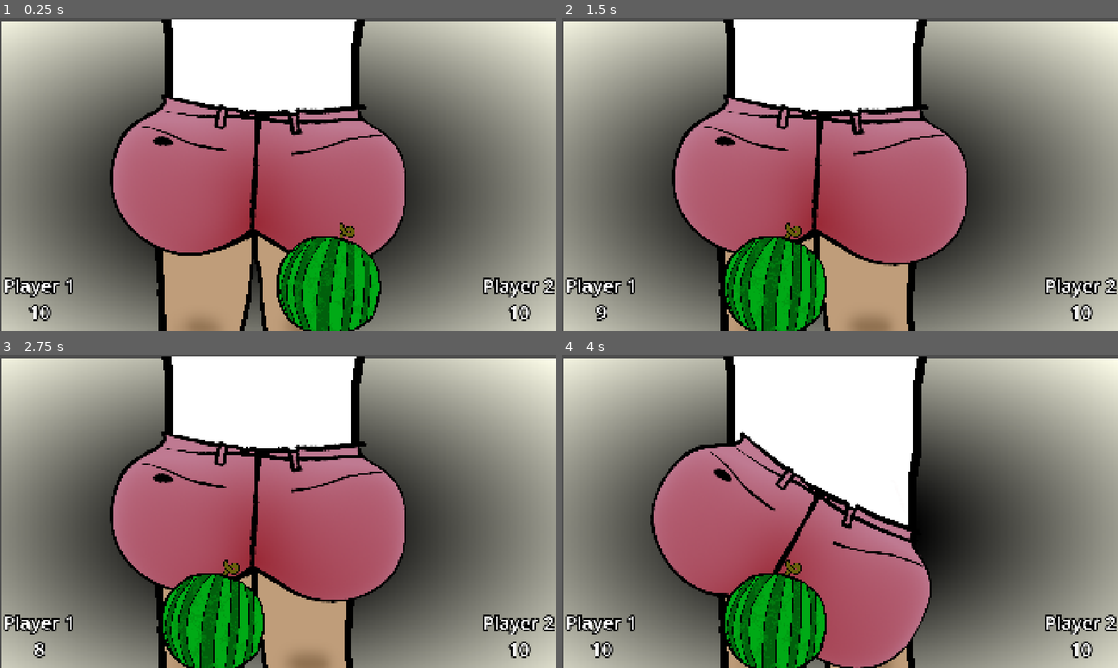
Above: before the commit, frames 1-4 (two rows, left to right).
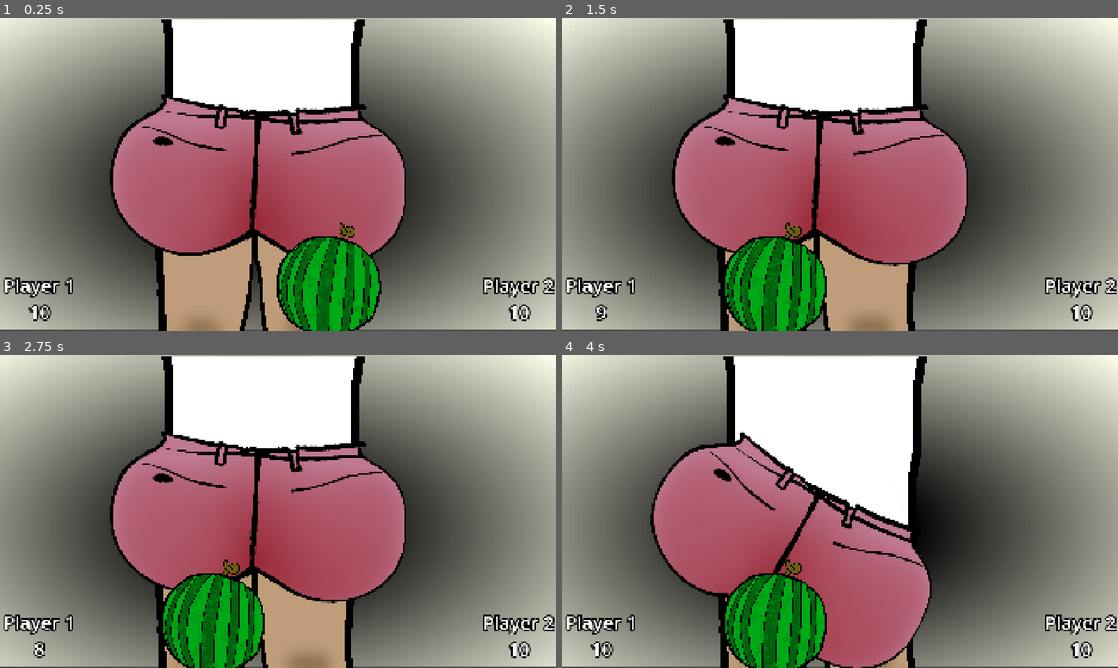
Above: after the commit, the same moments.

Repository: ValT78/minigames
Game: Godot game, scene res://minigames/minigame_fesses.tscn
Same seed, same stepped clock (60 frames per second), same inputs: the game is played once before the commit and once after it. This scene is started directly instead of the project's main scene.
Inputs (mouse positions are in pixels of both pictures, inside the frame that each line leads up to):
- Up to frame 1 (0.25 s): no input
- Up to frame 2 (1.5 s): tap Enter at 0.5 s; move the mouse to (962, 158) at 0.52 s; hold D from 0.53 s (still down); tap Shift at 0.6, 1.35 s; click (962, 158) at 0.67 s; tap W at 0.77 s; tap Space at 1.25 s; move the mouse to (728, 190) at 1.27 s
- Up to frame 3 (2.75 s): tap W at 1.52 s; tap Enter at 2 s; move the mouse to (333, 442) at 2.02 s; release D at 2.03 s; hold A from 2.03 s (still down); tap Shift at 2.1 s
- Up to frame 4 (4 s): tap Space at 2.75 s; move the mouse to (812, 574) at 2.77 s; release A at 2.78 s; hold D from 2.78 s (still down); tap Shift at 2.85, 3.6 s; click (812, 574) at 2.92 s; tap W at 3.02, 3.77 s; tap Enter at 3.5 s; move the mouse to (1006, 558) at 3.52 s

The runs differ from the first frame. In frame 1, 1.4% of the frame differs, in the area x 0-100%, y 0-100%; in frame 2, 1.4%; in frame 3, 1.4%; in frame 4, 1.4%.

Commit message:
pasteque andili

Diff:
--- a/minigames/minigame_fesses.tscn
+++ b/minigames/minigame_fesses.tscn
@@ -4,9 +4,9 @@
 [ext_resource type="PackedScene" uid="uid://cgl8vwbs7iamr" path="res://features/FessesGame/water_melon.tscn" id="3_t212x"]
 [ext_resource type="Texture2D" uid="uid://crl7swh74harf" path="res://features/FessesGame/body.png" id="5_gwsfj"]
 [ext_resource type="Script" uid="uid://0juqnlcsytjq" path="res://features/FessesGame/bel_homme_aux_grosses_fesses.gd" id="5_ww3bx"]
+[ext_resource type="AudioStream" uid="uid://cacwq50kfwpy1" path="res://features/FessesGame/pastequeEcrasee-003.wav" id="6_gwsfj"]
 [ext_resource type="Texture2D" uid="uid://b68d6r2bt2rmb" path="res://features/FessesGame/ass.png" id="6_ww3bx"]
 [ext_resource type="AudioStream" uid="uid://bp1whfh66eeui" path="res://features/FessesGame/apebble-fart-5-trimmed.mp3" id="7_gwsfj"]
-[ext_resource type="AudioStream" uid="uid://crfm2sxu8stsl" path="res://features/FessesGame/freesound_community-splash-01-35899.mp3" id="7_ww3bx"]
 
 [sub_resource type="Gradient" id="Gradient_gwsfj"]
 offsets = PackedFloat32Array(0, 0.21122995, 1)
@@ -34,10 +34,8 @@
 anchors_preset = 15
 anchor_right = 1.0
 anchor_bottom = 1.0
-offset_left = 5.0
-offset_top = 12.0
-offset_right = 1923.0
-offset_bottom = 1088.0
+offset_right = 1918.0
+offset_bottom = 1076.0
 grow_horizontal = 2
 grow_vertical = 2
 texture = SubResource("GradientTexture2D_symlb")
@@ -119,8 +117,7 @@
 horizontal_alignment = 1
 
 [node name="WaterMelonSplash" type="AudioStreamPlayer2D" parent="." unique_id=22324477]
-stream = ExtResource("7_ww3bx")
-pitch_scale = 1.5
+stream = ExtResource("6_gwsfj")
 
 [node name="FailSound" type="AudioStreamPlayer2D" parent="." unique_id=205219941]
 stream = ExtResource("7_gwsfj")
Not shown, removed: features/FessesGame/freesound_community-splash-01-35899.mp3.import
Not shown, added: features/FessesGame/pastequeEcrasee-003.wav.import
Not shown, removed: features/FessesGame/freesound_community-splash-01-35899.mp3
Not shown, added: features/FessesGame/pastequeEcrasee-003.wav
